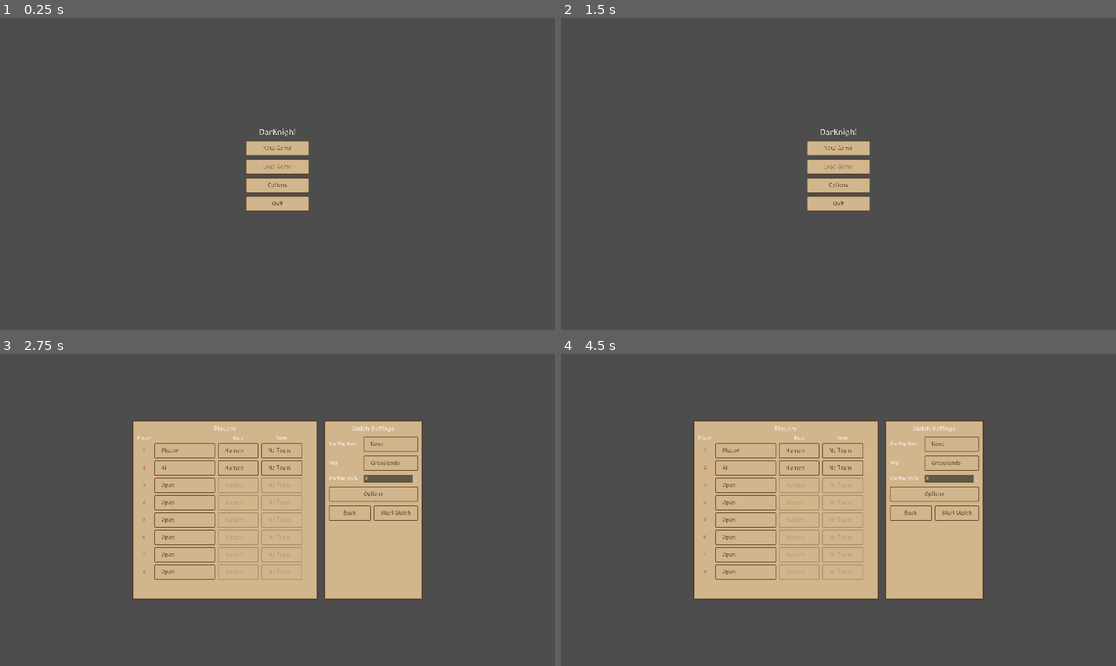
Above: before the commit, frames 1-4 (two rows, left to right).
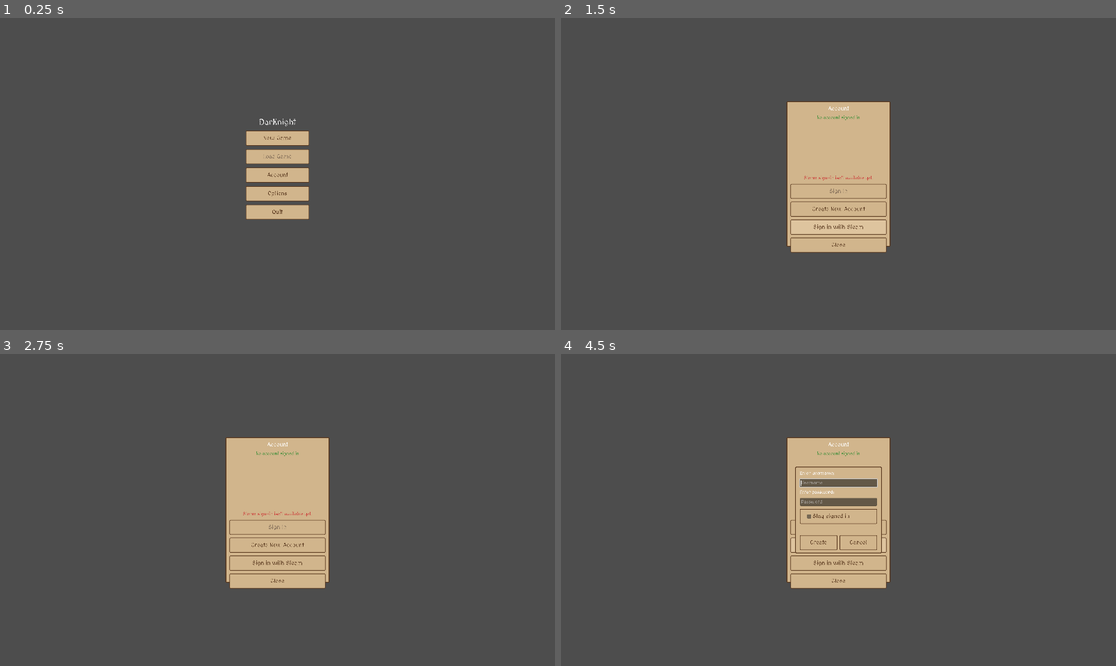
Above: after the commit, the same moments.

Repository: wesleywesleyadams-debug/Aegis-Matrix
Game: Godot game, scene res://scenes/TitleMenu.tscn
Two runs of this game, one before a commit and one after it. Both use one fixed random seed, a clock stepped at 60 frames per second and the inputs below.
Inputs (mouse positions are in pixels of both pictures, inside the frame that each line leads up to):
- Up to frame 1 (0.25 s): no input
- Up to frame 2 (1.5 s): click (838, 174) at 0.5 s, where only the run after the commit has a clickable "Account"; click (838, 227) at 1.25 s, where only the run after the commit has a clickable "Sign in with Steam"
- Up to frame 3 (2.75 s): click "New Game" at 2 s
- Up to frame 4 (4.5 s): click (910, 513) at 2.75 s, where only the run before the commit has a clickable "Back"; click "New Game" at 3.5 s; click (838, 544) at 4.25 s, where only the run after the commit has a clickable "Create New Account"

The runs differ from the first frame. In frame 1, 2.0% of the frame differs, in the area x 44-56%, y 32-65%; in frame 2, 7.3%; in frame 3, 23%; in frame 4, 24%, in the area x 23-77%, y 21-79%.

Commit message:
Add local Account system to the title menu
New Account button opens a panel listing up to 5 local user profiles
(GameState.accounts/MAX_ACCOUNTS). Selecting a row aims the Sign In
button (or Sign Out, if that row is already signed in); Sign In opens
a username+password prompt with a "Stay signed in" checkbox. Create
New Account asks for a username, password, and the same stay-signed-in
checkbox. Sign in with Steam is a placeholder for now -- real Steam
auth needs the GodotSteam GDExtension plus a registered Steam App ID,
neither of which this project has.

This is purely local, single-player profile switching, not real
network authentication: passwords are only ever checked against a
locally-stored SHA-256 hash (GameState.accounts), never transmitted
anywhere. "Stay signed in" persists a remembered_account separately
from the per-session active_account, so it auto-restores on the next
launch the same way a browser or Steam does.

Co-Authored-By: Claude Sonnet 5 <noreply@anthropic.com>

Diff:
--- a/scenes/TitleMenu.tscn
+++ b/scenes/TitleMenu.tscn
@@ -17,9 +17,9 @@
 anchor_top = 0.5
 anchor_bottom = 0.5
 offset_left = -110.0
-offset_top = -160.0
+offset_top = -195.0
 offset_right = 110.0
-offset_bottom = 160.0
+offset_bottom = 195.0
 theme_override_constants/separation = 12
 
 [node name="TitleLabel" type="Label" parent="VBox"]
@@ -35,6 +35,10 @@
 [node name="LoadButton" type="Button" parent="VBox"]
 layout_mode = 2
 text = "Load Game"
+
+[node name="AccountButton" type="Button" parent="VBox"]
+layout_mode = 2
+text = "Account"
 
 [node name="OptionsButton" type="Button" parent="VBox"]
 layout_mode = 2
@@ -84,3 +88,188 @@
 [node name="CloseButton" type="Button" parent="LoadListPanel/OuterVBox"]
 layout_mode = 2
 text = "Close"
+
+[node name="AccountPanel" type="Panel" parent="."]
+visible = false
+layout_mode = 1
+anchors_preset = 8
+anchor_left = 0.5
+anchor_right = 0.5
+anchor_top = 0.5
+anchor_bottom = 0.5
+offset_left = -180.0
+offset_top = -252.0
+offset_right = 180.0
+offset_bottom = 252.0
+
+[node name="OuterVBox" type="VBoxContainer" parent="AccountPanel"]
+layout_mode = 0
+offset_left = 14.0
+offset_top = 14.0
+offset_right = 346.0
+offset_bottom = 490.0
+theme_override_constants/separation = 10
+
+[node name="TitleLabel" type="Label" parent="AccountPanel/OuterVBox"]
+layout_mode = 2
+horizontal_alignment = 1
+theme_override_font_sizes/font_size = 20
+text = "Account"
+
+[node name="ActiveAccountLabel" type="Label" parent="AccountPanel/OuterVBox"]
+layout_mode = 2
+horizontal_alignment = 1
+theme_override_colors/font_color = Color(0.2, 0.55, 0.2, 1)
+text = "No account selected"
+
+[node name="ScrollContainer" type="ScrollContainer" parent="AccountPanel/OuterVBox"]
+custom_minimum_size = Vector2(0, 170)
+layout_mode = 2
+size_flags_vertical = 3
+
+[node name="AccountsList" type="VBoxContainer" parent="AccountPanel/OuterVBox/ScrollContainer"]
+layout_mode = 2
+size_flags_horizontal = 3
+theme_override_constants/separation = 6
+
+[node name="StatusLabel" type="Label" parent="AccountPanel/OuterVBox"]
+layout_mode = 2
+horizontal_alignment = 1
+theme_override_colors/font_color = Color(0.8, 0.2, 0.2, 1)
+text = ""
+
+[node name="SignInButton" type="Button" parent="AccountPanel/OuterVBox"]
+layout_mode = 2
+text = "Sign In"
+
+[node name="CreateAccountButton" type="Button" parent="AccountPanel/OuterVBox"]
+layout_mode = 2
+text = "Create New Account"
+
+[node name="SteamButton" type="Button" parent="AccountPanel/OuterVBox"]
+layout_mode = 2
+text = "Sign in with Steam"
+
+[node name="CloseButton" type="Button" parent="AccountPanel/OuterVBox"]
+layout_mode = 2
+text = "Close"
+
+[node name="NewAccountPanel" type="Panel" parent="."]
+visible = false
+layout_mode = 1
+anchors_preset = 8
+anchor_left = 0.5
+anchor_right = 0.5
+anchor_top = 0.5
+anchor_bottom = 0.5
+offset_left = -150.0
+offset_top = -150.0
+offset_right = 150.0
+offset_bottom = 150.0
+
+[node name="VBox" type="VBoxContainer" parent="NewAccountPanel"]
+layout_mode = 0
+offset_left = 16.0
+offset_top = 14.0
+offset_right = 284.0
+offset_bottom = 286.0
+theme_override_constants/separation = 10
+
+[node name="PromptLabel" type="Label" parent="NewAccountPanel/VBox"]
+layout_mode = 2
+text = "Enter username:"
+
+[node name="NameInput" type="LineEdit" parent="NewAccountPanel/VBox"]
+layout_mode = 2
+placeholder_text = "Username"
+max_length = 20
+
+[node name="PasswordLabel" type="Label" parent="NewAccountPanel/VBox"]
+layout_mode = 2
+text = "Enter password:"
+
+[node name="PasswordInput" type="LineEdit" parent="NewAccountPanel/VBox"]
+layout_mode = 2
+placeholder_text = "Password"
+secret = true
+max_length = 40
+
+[node name="StayCheckBox" type="CheckBox" parent="NewAccountPanel/VBox"]
+layout_mode = 2
+text = "Stay signed in"
+
+[node name="StatusLabel" type="Label" parent="NewAccountPanel/VBox"]
+layout_mode = 2
+horizontal_alignment = 1
+theme_override_colors/font_color = Color(0.8, 0.2, 0.2, 1)
+text = ""
+
+[node name="ButtonRow" type="HBoxContainer" parent="NewAccountPanel/VBox"]
+layout_mode = 2
+theme_override_constants/separation = 8
+
+[node name="ConfirmButton" type="Button" parent="NewAccountPanel/VBox/ButtonRow"]
+layout_mode = 2
+size_flags_horizontal = 3
+text = "Create"
+
+[node name="CancelButton" type="Button" parent="NewAccountPanel/VBox/ButtonRow"]
+layout_mode = 2
+size_flags_horizontal = 3
+text = "Cancel"
+
+[node name="SignInPanel" type="Panel" parent="."]
+visible = false
+layout_mode = 1
+anchors_preset = 8
+anchor_left = 0.5
+anchor_right = 0.5
+anchor_top = 0.5
+anchor_bottom = 0.5
+offset_left = -150.0
+offset_top = -140.0
+offset_right = 150.0
+offset_bottom = 140.0
+
+[node name="VBox" type="VBoxContainer" parent="SignInPanel"]
+layout_mode = 0
+offset_left = 16.0
+offset_top = 14.0
+offset_right = 284.0
+offset_bottom = 266.0
+theme_override_constants/separation = 10
+
+[node name="PromptLabel" type="Label" parent="SignInPanel/VBox"]
+layout_mode = 2
+horizontal_alignment = 1
+text = "Sign in as: "
+
+[node name="PasswordInput" type="LineEdit" parent="SignInPanel/VBox"]
+layout_mode = 2
+placeholder_text = "Password"
+secret = true
+max_length = 40
+
+[node name="StayCheckBox" type="CheckBox" parent="SignInPanel/VBox"]
+layout_mode = 2
+text = "Stay signed in"
+
+[node name="StatusLabel" type="Label" parent="SignInPanel/VBox"]
+layout_mode = 2
+horizontal_alignment = 1
+theme_override_colors/font_color = Color(0.8, 0.2, 0.2, 1)
+text = ""
+
+[node name="ButtonRow" type="HBoxContainer" parent="SignInPanel/VBox"]
+layout_mode = 2
+theme_override_constants/separation = 8
+
+[node name="ConfirmButton" type="Button" parent="SignInPanel/VBox/ButtonRow"]
+layout_mode = 2
+size_flags_horizontal = 3
+text = "Sign In"
+
+[node name="CancelButton" type="Button" parent="SignInPanel/VBox/ButtonRow"]
+layout_mode = 2
+size_flags_horizontal = 3
+text = "Cancel"
--- a/scripts/autoload/GameState.gd
+++ b/scripts/autoload/GameState.gd
@@ -46,6 +46,32 @@
 		var slot_type := "human" if i == 0 else ("ai" if i == 1 else "open")
 		slots.append({"slot_type": slot_type, "race": "human", "team": 0})
 	return slots
+
+## Local user accounts (see TitleMenu's Account/NewAccount/SignIn panels) --
+## one dict per account: {"name": String, "password_hash": String}. This is
+## a purely local, single-player profile switcher, not real authentication
+## against any server, so the "password" is just a locally-checked
+## SHA-256 hash (see TitleMenu._hash_password) rather than anything sent
+## anywhere -- enough to stop someone else picking your name, not meant to
+## be actual account security. Capped at MAX_ACCOUNTS the same way the
+## lobby caps player slots at 8: a fixed, small limit rather than an
+## unbounded list.
+const MAX_ACCOUNTS: int = 5
+var accounts: Array = []
+## Which account is currently signed in for this session, or "" for none.
+## Cleared on every fresh launch unless stay_signed_in restores it (see
+## load_settings()) -- signing in is a per-session thing by default, the
+## same as the Steam/Windows-account pattern "stay signed in" is modeled
+## after.
+var active_account: String = ""
+## Whether to auto-restore `remembered_account` as active_account on the
+## next launch -- set from the Sign In / Create Account panels' "Stay
+## signed in" checkbox.
+var stay_signed_in: bool = false
+## Which account to auto-sign-in as on launch when stay_signed_in is true.
+## Kept separate from active_account so signing out mid-session doesn't
+## silently change what a future "stay signed in" launch would restore.
+var remembered_account: String = ""
 
 ## Persists across matches/scenes -- OptionsMenu's Visuals tab checkbox and
 ## RTSController's debug_grid (both the 'G' hotkey and its own _ready()
@@ -96,6 +122,9 @@
 	config.set_value("lobby", "starting_unit_count", starting_unit_count)
 	config.set_value("lobby", "human_player_id", human_player_id)
 	config.set_value("lobby", "player_slots", player_slots)
+	config.set_value("accounts", "list", accounts)
+	config.set_value("accounts", "stay_signed_in", stay_signed_in)
+	config.set_value("accounts", "remembered_account", remembered_account)
 	config.save(SETTINGS_PATH)
 
 ## Loads whatever was saved last, leaving each var's already-declared
@@ -114,3 +143,16 @@
 	starting_unit_count = config.get_value("lobby", "starting_unit_count", starting_unit_count)
 	human_player_id = config.get_value("lobby", "human_player_id", human_player_id)
 	player_slots = config.get_value("lobby", "player_slots", player_slots)
+	accounts = config.get_value("accounts", "list", accounts)
+	stay_signed_in = config.get_value("accounts", "stay_signed_in", stay_signed_in)
+	remembered_account = config.get_value("accounts", "remembered_account", remembered_account)
+	## Auto-restore whoever "Stay signed in" remembered, same as a browser
+	## or Steam staying logged in across a restart -- active_account is
+	## otherwise session-only (see its own doc comment), so without this a
+	## stay-signed-in player would still have to re-enter their password
+	## every single launch, defeating the point of the checkbox.
+	if stay_signed_in and not remembered_account.is_empty():
+		for account in accounts:
+			if account["name"] == remembered_account:
+				active_account = remembered_account
+				break
--- a/scripts/ui/TitleMenu.gd
+++ b/scripts/ui/TitleMenu.gd
@@ -4,11 +4,42 @@
 
 @onready var play_button: Button = $VBox/PlayButton
 @onready var load_button: Button = $VBox/LoadButton
+@onready var account_button: Button = $VBox/AccountButton
 @onready var options_button: Button = $VBox/OptionsButton
 @onready var quit_button: Button = $VBox/QuitButton
 @onready var load_list_panel: Panel = $LoadListPanel
 @onready var saves_list: VBoxContainer = $LoadListPanel/OuterVBox/ScrollContainer/SavesList
 @onready var close_button: Button = $LoadListPanel/OuterVBox/CloseButton
+
+@onready var account_panel: Panel = $AccountPanel
+@onready var active_account_label: Label = $AccountPanel/OuterVBox/ActiveAccountLabel
+@onready var accounts_list: VBoxContainer = $AccountPanel/OuterVBox/ScrollContainer/AccountsList
+@onready var account_status_label: Label = $AccountPanel/OuterVBox/StatusLabel
+@onready var sign_in_button: Button = $AccountPanel/OuterVBox/SignInButton
+@onready var create_account_button: Button = $AccountPanel/OuterVBox/CreateAccountButton
+@onready var steam_button: Button = $AccountPanel/OuterVBox/SteamButton
+@onready var account_close_button: Button = $AccountPanel/OuterVBox/CloseButton
+
+@onready var new_account_panel: Panel = $NewAccountPanel
+@onready var new_account_input: LineEdit = $NewAccountPanel/VBox/NameInput
+@onready var new_account_password_input: LineEdit = $NewAccountPanel/VBox/PasswordInput
+@onready var new_account_stay_checkbox: CheckBox = $NewAccountPanel/VBox/StayCheckBox
+@onready var new_account_status_label: Label = $NewAccountPanel/VBox/StatusLabel
+@onready var new_account_confirm_button: Button = $NewAccountPanel/VBox/ButtonRow/ConfirmButton
+@onready var new_account_cancel_button: Button = $NewAccountPanel/VBox/ButtonRow/CancelButton
+
+@onready var sign_in_panel: Panel = $SignInPanel
+@onready var sign_in_prompt_label: Label = $SignInPanel/VBox/PromptLabel
+@onready var sign_in_password_input: LineEdit = $SignInPanel/VBox/PasswordInput
+@onready var sign_in_stay_checkbox: CheckBox = $SignInPanel/VBox/StayCheckBox
+@onready var sign_in_status_label: Label = $SignInPanel/VBox/StatusLabel
+@onready var sign_in_confirm_button: Button = $SignInPanel/VBox/ButtonRow/ConfirmButton
+@onready var sign_in_cancel_button: Button = $SignInPanel/VBox/ButtonRow/CancelButton
+
+## Which account row is currently highlighted in the list -- separate from
+## GameState.active_account (who's actually signed in), since selecting a
+## row is just aiming the Sign In button, not a sign-in by itself.
+var _selected_account_name: String = ""
 
 func _ready() -> void:
 	Music.play_track(Music.TITLE_TRACK)
@@ -20,8 +51,34 @@
 	load_list_panel.visible = false
 	load_button.disabled = _list_saves().is_empty()
 
+	account_button.pressed.connect(_on_account_pressed)
+	account_close_button.pressed.connect(_on_close_account_panel_pressed)
+	sign_in_button.pressed.connect(_on_sign_in_button_pressed)
+	create_account_button.pressed.connect(_on_create_account_pressed)
+	steam_button.pressed.connect(_on_steam_pressed)
+	new_account_confirm_button.pressed.connect(_on_new_account_confirm_pressed)
+	new_account_cancel_button.pressed.connect(_on_new_account_cancel_pressed)
+	new_account_password_input.text_submitted.connect(func(_text: String) -> void: _on_new_account_confirm_pressed())
+	sign_in_confirm_button.pressed.connect(_on_sign_in_confirm_pressed)
+	sign_in_cancel_button.pressed.connect(_on_sign_in_cancel_pressed)
+	sign_in_password_input.text_submitted.connect(func(_text: String) -> void: _on_sign_in_confirm_pressed())
+	account_panel.visible = false
+	new_account_panel.visible = false
+	sign_in_panel.visible = false
+
 func _unhandled_input(event: InputEvent) -> void:
-	if event.is_action_pressed("ui_cancel") and load_list_panel.visible:
+	if not event.is_action_pressed("ui_cancel"):
+		return
+	if sign_in_panel.visible:
+		_on_sign_in_cancel_pressed()
+		get_viewport().set_input_as_handled()
+	elif new_account_panel.visible:
+		_on_new_account_cancel_pressed()
+		get_viewport().set_input_as_handled()
+	elif account_panel.visible:
+		_on_close_account_panel_pressed()
+		get_viewport().set_input_as_handled()
+	elif load_list_panel.visible:
 		_on_close_load_list_pressed()
 		get_viewport().set_input_as_handled()
 
@@ -77,3 +134,145 @@
 
 func _on_quit_pressed() -> void:
 	get_tree().quit()
+
+## Purely local, single-player profile switching -- not real authentication
+## against any server. The "password" is only ever checked against a
+## locally-stored SHA-256 hash (see GameState.accounts), never sent
+## anywhere, so this is enough to stop someone else picking your saved
+## name, not meant to be actual account security.
+func _hash_password(password: String) -> String:
+	return password.sha256_text()
+
+func _on_account_pressed() -> void:
+	account_status_label.text = ""
+	_selected_account_name = ""
+	_refresh_accounts_list()
+	account_panel.visible = true
+
+func _on_close_account_panel_pressed() -> void:
+	account_panel.visible = false
+
+## Rebuilds the account list from GameState.accounts -- one selectable row
+## per saved account (a single-select toggle group: picking one just aims
+## the Sign In button, it doesn't sign you in by itself), the currently
+## signed-in one called out by its own color.
+func _refresh_accounts_list() -> void:
+	for child in accounts_list.get_children():
+		child.queue_free()
+
+	for account in GameState.accounts:
+		var account_name: String = account["name"]
+		var button := Button.new()
+		button.text = account_name + (" (signed in)" if account_name == GameState.active_account else "")
+		button.toggle_mode = true
+		button.button_pressed = account_name == _selected_account_name
+		button.pressed.connect(_on_account_row_pressed.bind(account_name))
+		accounts_list.add_child(button)
+
+	active_account_label.text = (
+		"Playing as: %s" % GameState.active_account if not GameState.active_account.is_empty()
+		else "No account signed in"
+	)
+	_update_sign_in_button()
+	create_account_button.disabled = GameState.accounts.size() >= GameState.MAX_ACCOUNTS
+	create_account_button.text = (
+		"Max Accounts Reached (%d)" % GameState.MAX_ACCOUNTS if create_account_button.disabled
+		else "Create New Account"
+	)
+
+func _on_account_row_pressed(account_name: String) -> void:
+	_selected_account_name = "" if _selected_account_name == account_name else account_name
+	account_status_label.text = ""
+	_refresh_accounts_list()
+
+## The Sign In button doubles as Sign Out when the highlighted row is
+## already the signed-in account -- one button rather than a second one
+## that's only ever relevant for a single row.
+func _update_sign_in_button() -> void:
+	var is_active := not _selected_account_name.is_empty() and _selected_account_name == GameState.active_account
+	sign_in_button.text = "Sign Out" if is_active else "Sign In"
+	sign_in_button.disabled = _selected_account_name.is_empty()
+
+func _on_sign_in_button_pressed() -> void:
+	if _selected_account_name.is_empty():
+		return
+	if _selected_account_name == GameState.active_account:
+		GameState.active_account = ""
+		GameState.stay_signed_in = false
+		GameState.remembered_account = ""
+		GameState.save_settings()
+		_refresh_accounts_list()
+		return
+	sign_in_prompt_label.text = "Sign in as: %s" % _selected_account_name
+	sign_in_password_input.text = ""
+	sign_in_stay_checkbox.button_pressed = GameState.stay_signed_in
+	sign_in_status_label.text = ""
+	sign_in_panel.visible = true
+	sign_in_password_input.grab_focus()
+
+func _on_sign_in_confirm_pressed() -> void:
+	var account := _find_account(_selected_account_name)
+	if account.is_empty():
+		sign_in_status_label.text = "That account no longer exists."
+		return
+	if account["password_hash"] != _hash_password(sign_in_password_input.text):
+		sign_in_status_label.text = "Incorrect password."
+		return
+	GameState.active_account = _selected_account_name
+	GameState.stay_signed_in = sign_in_stay_checkbox.button_pressed
+	GameState.remembered_account = _selected_account_name if GameState.stay_signed_in else ""
+	GameState.save_settings()
+	sign_in_panel.visible = false
+	account_status_label.text = ""
+	_refresh_accounts_list()
+
+func _on_sign_in_cancel_pressed() -> void:
+	sign_in_panel.visible = false
+
+func _find_account(account_name: String) -> Dictionary:
+	for account in GameState.accounts:
+		if account["name"] == account_name:
+			return account
+	return {}
+
+func _on_create_account_pressed() -> void:
+	new_account_input.text = ""
+	new_account_password_input.text = ""
+	new_account_stay_checkbox.button_pressed = false
+	new_account_status_label.text = ""
+	new_account_panel.visible = true
+	new_account_input.grab_focus()
+
+func _on_new_account_confirm_pressed() -> void:
+	var new_name := new_account_input.text.strip_edges()
+	var password := new_account_password_input.text
+	if new_name.is_empty():
+		new_account_status_label.text = "Enter a username."
+		return
+	if password.is_empty():
+		new_account_status_label.text = "Enter a password."
+		return
+	if _find_account(new_name).size() > 0:
+		new_account_status_label.text = "That username already exists."
+		return
+	if GameState.accounts.size() >= GameState.MAX_ACCOUNTS:
+		new_account_status_label.text = "Max of %d accounts reached." % GameState.MAX_ACCOUNTS
+		return
+	GameState.accounts.append({"name": new_name, "password_hash": _hash_password(password)})
+	GameState.active_account = new_name
+	GameState.stay_signed_in = new_account_stay_checkbox.button_pressed
+	GameState.remembered_account = new_name if GameState.stay_signed_in else ""
+	GameState.save_settings()
+	new_account_panel.visible = false
+	_selected_account_name = new_name
+	account_status_label.text = ""
+	_refresh_accounts_list()
+
+func _on_new_account_cancel_pressed() -> void:
+	new_account_panel.visible = false
+
+## No Steamworks integration yet (would need the GodotSteam GDExtension
+## plus a registered Steam App ID) -- this just tells the player that,
+## rather than the button silently doing nothing.
+func _on_steam_pressed() -> void:
+	account_status_label.text = "Steam sign-in isn't available yet."
